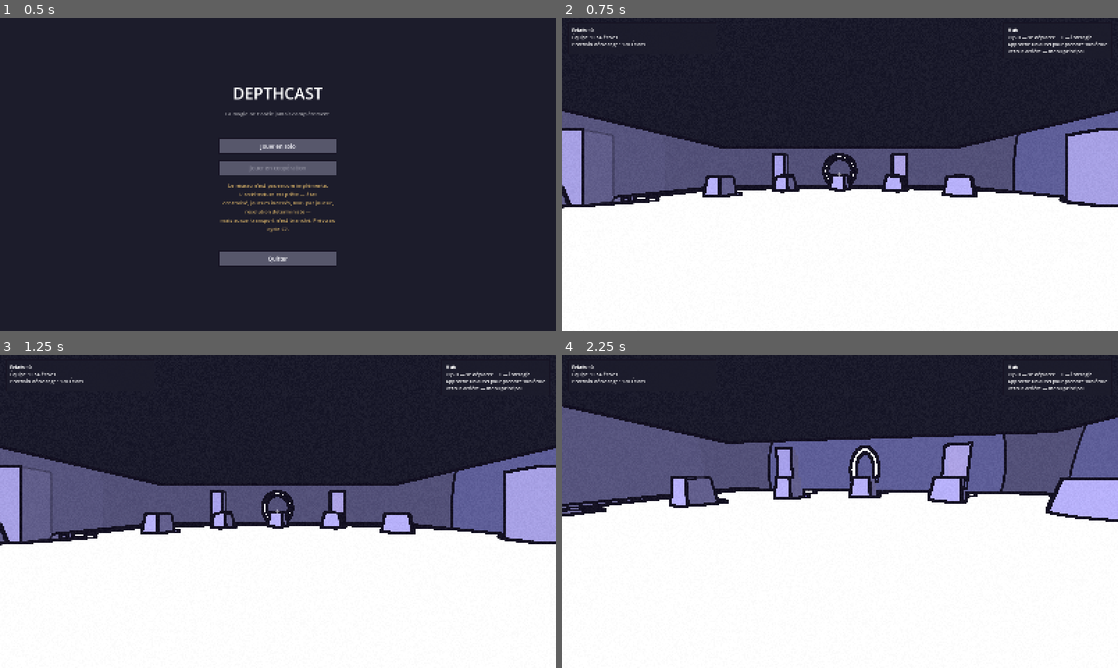
Above: before the commit, frames 1-4 (two rows, left to right).
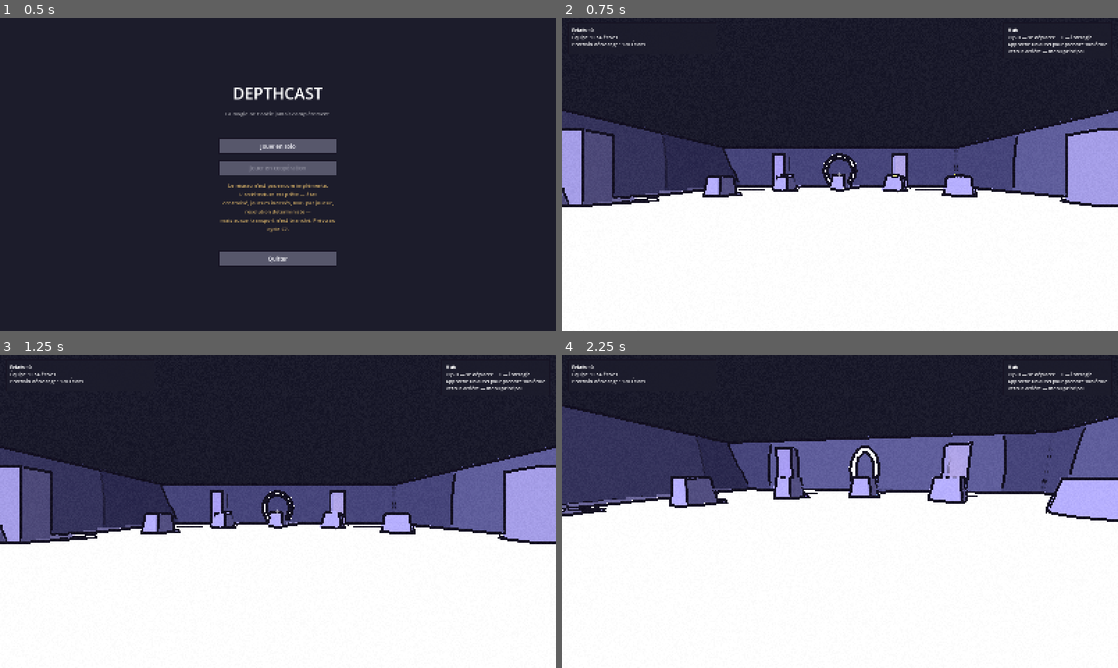
Above: after the commit, the same moments.

Repository: Treri-afk/depthcast
Game: Godot game, scene res://scenes/menu.tscn
Two runs of this game, one before a commit and one after it. Both use one fixed random seed, a clock stepped at 60 frames per second and the inputs below.
Inputs (mouse positions are in pixels of both pictures, inside the frame that each line leads up to):
- Up to frame 1 (0.5 s): no input
- Up to frame 2 (0.75 s): click "Jouer en solo" at 0.5 s
- Up to frame 3 (1.25 s): no input
- Up to frame 4 (2.25 s): move the mouse to (867, 511) at 1.27 s; hold W (deplacer_avant) from 1.28 s (still down); click (867, 511) at 1.35 s; tap Space (sauter) at 1.52 s; move the mouse to (812, 511) at 2.02 s; tap S (deplacer_arriere) at 2.1 s

Frame 1 is identical in both runs. In frame 2, 4.7% of the frame differs, in the area x 0-100%, y 29-61%; in frame 3, 4.7%; in frame 4, 7.4%, in the area x 0-100%, y 16-54%.

Commit message:
Ligne claire : l'ombre assombrit, le contour ne trace plus les pentes
Deux défauts distincts, tous deux visibles sur la même capture.

L'IMAGE DÉLAVÉE. L'ombre absolue est une couleur fixe, ce qui suppose des
surfaces plus claires qu'elle. Le sol est à 0.66, mais les murs sont à 0.34 :
sous le socle d'ombre. Leur face éclairée était donc PLUS SOMBRE que leur
ombre, et le max() les plaquait toutes à la même valeur violette. Murs,
piliers et mobilier perdaient à la fois leur teinte et leur relief.

`ombre_de()` retient désormais la plus sombre de deux formulations :
l'absolue — la règle de la ligne claire — et une relative qui applique la
couleur d'ombre en multiplicateur. Sur un décor clair l'absolue gagne et rien
ne change ; sur un décor sombre la relative prend le relais, la surface garde
sa teinte, et une ombre assombrit toujours. Une seule définition, appelée par
fragment() et par light() : si les deux divergeaient, la soustraction faite
dans light() laisserait un liseré au bord de chaque lampe.

LES BAVURES SOMBRES. Un Sobel est une dérivée première : il ne distingue pas
une cassure d'une pente. Tant que l'image n'était faite que d'aplats, seuls
les bords avaient une pente et la confusion ne se voyait pas. La pénombre des
ombres portées et le fondu des lampes en ont introduit — et le contour s'est
allumé sur toute leur largeur, d'où les traînées au pied des caisses.

La mesure se fait maintenant à deux rayons. Doubler le rayon double le
gradient sur une pente et le laisse inchangé sur une cassure : leur rapport
dit laquelle des deux on regarde, sans dimension, donc aussi valable sur un
contraste franc que sur une nuance ténue.

90 vérifications, dont cinq qui interdisent à une ombre d'éclaircir.

Diff:
--- a/scenes/jeu.tscn
+++ b/scenes/jeu.tscn
@@ -1,6 +1,6 @@
-[gd_scene load_steps=2 format=3]
+[gd_scene format=3 uid="uid://dnhtv5r7fp5vb"]
 
-[ext_resource type="Script" path="res://scripts/gameplay/game_root.gd" id="1_root"]
+[ext_resource type="Script" uid="uid://drhn54m3cddg0" path="res://scripts/gameplay/game_root.gd" id="1_root"]
 
-[node name="Jeu" type="Node3D"]
+[node name="Jeu" type="Node3D" unique_id=463409577]
 script = ExtResource("1_root")
--- a/scripts/content/palette.gd
+++ b/scripts/content/palette.gd
@@ -21,6 +21,12 @@
 ## Part d'albédo laissée passer dans l'ombre. À zéro la règle est pure, mais
 ## deux objets voisins deviennent indiscernables dans le noir d'un donjon.
 @export_range(0.0, 0.5, 0.01) var melange_ombre: float = 0.34
+## Part maximale de la teinte éclairée que l'ombre peut atteindre. La règle de
+## l'ombre absolue suppose des surfaces plus claires qu'elle ; sur un décor
+## sombre elle produirait une ombre plus CLAIRE que la lumière, et tout le
+## décor s'aplatirait sur une seule valeur. Ce plafond garantit qu'une ombre
+## assombrit toujours.
+@export_range(0.2, 1.0, 0.01) var plafond_ombre: float = 0.82
 
 @export_group("Post-traitement")
 ## Côté d'un bloc en pixels d'écran. 2 accroche discrètement, 4 est un parti pris.
--- a/scripts/gameplay/fx/material_library.gd
+++ b/scripts/gameplay/fx/material_library.gd
@@ -82,6 +82,7 @@
 	mat.set_shader_parameter("albedo", couleur)
 	mat.set_shader_parameter("couleur_ombre", p.ombre)
 	mat.set_shader_parameter("melange_ombre", p.melange_ombre)
+	mat.set_shader_parameter("plafond_ombre", p.plafond_ombre)
 	mat.set_shader_parameter("seuil", 0.32)
 	mat.set_shader_parameter("nettete", 0.02)
 	mat.set_shader_parameter("brume_couleur", p.brume_couleur)
--- a/scripts/tests/style_tests.gd
+++ b/scripts/tests/style_tests.gd
@@ -35,6 +35,31 @@
 	verifie("cette ombre est celle de la palette", ombres[0] == p.ombre)
 	verifie("l'ombre n'est pas l'albédo assombri",
 		ombres[0] != p.mur.darkened(0.5))
+
+	# Et une ombre assombrit — toujours. La règle de l'ombre absolue suppose
+	# des surfaces plus claires qu'elle ; appliquée telle quelle à un décor
+	# sombre, elle rendait l'ombre plus CLAIRE que la face éclairée et tout le
+	# décor s'écrasait sur une seule valeur violette. Le plafond corrige ça,
+	# et c'est ce test qui interdit de le retirer.
+	for teinte: Color in [p.mur_couloir, p.mur, p.pilier, p.sol, p.lisere_blanc]:
+		var ombre: Color = _ombre_de(teinte)
+		verifie("l'ombre de %s reste plus sombre qu'elle" % teinte.to_html(false),
+			ombre.v < teinte.v, "ombre %s" % ombre.to_html(false))
+
+
+## Transcription fidèle de `ombre_de()` du shader ligne_claire. Les deux
+## formulations doivent rester alignées : ce qui est vérifié ici est ce qui est
+## dessiné là-bas.
+func _ombre_de(teinte: Color) -> Color:
+	var p: Palette = Content.palette
+	var out := Color.BLACK
+	for i: int in 3:
+		var c: float = p.ombre[i]
+		var t: float = teinte[i]
+		var absolue: float = lerpf(c, c * t * 2.0, p.melange_ombre)
+		var relative: float = t * c * 2.0 * p.plafond_ombre
+		out[i] = minf(absolue, relative)
+	return out
 
 
 ## Règle 4 : le trait est tracé une fois, en espace écran.
--- a/shaders/ligne_claire.gdshader
+++ b/shaders/ligne_claire.gdshader
@@ -17,6 +17,10 @@
 uniform vec4 albedo : source_color = vec4(0.8, 0.8, 0.85, 1.0);
 uniform vec4 couleur_ombre : source_color = vec4(0.20, 0.19, 0.34, 1.0);
 uniform float melange_ombre : hint_range(0.0, 0.5) = 0.18;
+// Part maximale de la teinte éclairée que l'ombre a le droit d'atteindre.
+// Voir `ombre_de()` : c'est ce qui empêche l'ombre d'être plus claire que
+// la surface qu'elle assombrit.
+uniform float plafond_ombre : hint_range(0.2, 1.0) = 0.82;
 // Où bascule la frontière lumière/ombre. Bas = surfaces majoritairement claires.
 uniform float seuil : hint_range(0.0, 1.0) = 0.32;
 // Adoucit le bord sur un ou deux pixels, juste assez pour éviter l'escalier.
@@ -41,6 +45,31 @@
 uniform float brume_force : hint_range(0.0, 1.0) = 0.75;
 
 
+// L'ombre d'une teinte donnée. UNE seule définition, appelée par fragment() et
+// par light() : les deux doivent poser exactement la même valeur, sinon la
+// soustraction faite dans light() laisse un liseré au bord de chaque lampe.
+//
+// Deux formulations, et on garde la plus sombre des deux.
+//
+// L'ABSOLUE est la règle de la ligne claire : une couleur d'ombre fixe,
+// identique sur toute surface, à peine teintée par l'albédo.
+//
+// La RELATIVE est un garde-fou. La règle absolue suppose que les surfaces sont
+// plus claires que l'ombre — vrai pour un sol à 0.66, faux pour un mur à 0.34.
+// Sur ces décors sombres l'ombre devenait plus CLAIRE que la face éclairée :
+// murs, piliers et mobilier se retrouvaient tous plaqués à la même valeur
+// violette, sans contraste et sans teinte propre. C'était le délavé.
+// La relative applique alors la couleur d'ombre en multiplicateur : la surface
+// garde sa teinte, l'unité chromatique est préservée, et l'ombre reste plus
+// sombre que la lumière — ce qui est la seule chose qu'une ombre doit faire.
+vec3 ombre_de(vec3 teinte) {
+	vec3 absolue = mix(couleur_ombre.rgb, couleur_ombre.rgb * teinte * 2.0,
+		melange_ombre);
+	vec3 relative = teinte * couleur_ombre.rgb * 2.0 * plafond_ombre;
+	return min(absolue, relative);
+}
+
+
 void fragment() {
 	vec3 teinte = albedo.rgb;
 
@@ -63,9 +92,7 @@
 	// éclairée garde exactement la teinte d'ombre au lieu de tomber au noir.
 	// Ensuite light() est appelé UNE FOIS PAR LAMPE — poser l'ombre là-bas
 	// l'empilerait autant de fois qu'il y a de lampes dans la salle.
-	vec3 socle_ombre = mix(couleur_ombre.rgb, couleur_ombre.rgb * teinte * 2.0,
-		melange_ombre);
-	EMISSION = teinte * emission_force + socle_ombre;
+	EMISSION = teinte * emission_force + ombre_de(teinte);
 }
 
 
@@ -84,10 +111,8 @@
 	float incidence = dot(NORMAL, LIGHT);
 	float eclaire = smoothstep(seuil - nettete, seuil + nettete, incidence);
 
-	vec3 socle_ombre = mix(couleur_ombre.rgb, couleur_ombre.rgb * ALBEDO * 2.0,
-		melange_ombre);
 	vec3 teinte_lumiere = ALBEDO * LIGHT_COLOR;
 
-	DIFFUSE_LIGHT += max(teinte_lumiere - socle_ombre, vec3(0.0))
+	DIFFUSE_LIGHT += max(teinte_lumiere - ombre_de(ALBEDO), vec3(0.0))
 		* eclaire * ATTENUATION;
 }
--- a/shaders/pixel_fin.gdshader
+++ b/shaders/pixel_fin.gdshader
@@ -25,6 +25,19 @@
 // Reste la luminance seule. Elle ne voit pas une jonction entre deux surfaces
 // éclairées à l'identique — c'est sa limite, et on la compense en écartant les
 // valeurs de la palette plutôt qu'en ajoutant un tampon de plus.
+//
+// ── POURQUOI UN SOBEL NU NE SUFFIT PAS ───────────────────────────────────
+//
+// Un gradient est une dérivée PREMIÈRE : il ne distingue pas une cassure d'une
+// pente. Tant que l'image n'était faite que d'aplats, la seule chose qui avait
+// une pente était un bord, et la confusion ne se voyait pas. Dès qu'un dégradé
+// apparaît — la pénombre d'une ombre portée, le fondu d'une lampe — le Sobel
+// s'allume sur TOUTE sa largeur et pose une large bavure sombre au lieu d'un
+// trait. C'étaient les traînées au pied des caisses et sur les sols.
+//
+// D'où la mesure à deux rayons. Doubler le rayon double la mesure sur une
+// pente, et la laisse inchangée sur une cassure. Le rapport des deux dit donc
+// laquelle des deux on regarde, indépendamment du contraste local.
 //
 // ── POURQUOI LE CONTOUR EST ICI ET PLUS SUR LES OBJETS ───────────────────
 // La coque inversée dilate chaque face selon sa propre normale. Sur des
@@ -85,6 +98,29 @@
 }
 
 
+// Gradient de Sobel de la luminance, mesuré à un rayon donné. Huit voisins :
+// un contour continu même sur les diagonales, là où quatre laissent des
+// escaliers.
+//
+// Échantillonné en PIXELS RÉELS, sans passer par la grille : mesuré sur les
+// blocs, un contour oblique devient un escalier et on détecterait la trame
+// plutôt que la forme.
+float sobel(vec2 uv, vec2 pas) {
+	float hg = luminance(texture(ecran, uv + vec2(-pas.x, -pas.y)).rgb);
+	float h  = luminance(texture(ecran, uv + vec2( 0.0,   -pas.y)).rgb);
+	float hd = luminance(texture(ecran, uv + vec2( pas.x, -pas.y)).rgb);
+	float g  = luminance(texture(ecran, uv + vec2(-pas.x,  0.0)).rgb);
+	float d  = luminance(texture(ecran, uv + vec2( pas.x,  0.0)).rgb);
+	float bg = luminance(texture(ecran, uv + vec2(-pas.x,  pas.y)).rgb);
+	float b  = luminance(texture(ecran, uv + vec2( 0.0,    pas.y)).rgb);
+	float bd = luminance(texture(ecran, uv + vec2( pas.x,  pas.y)).rgb);
+
+	float gx = (hd + 2.0 * d + bd) - (hg + 2.0 * g + bg);
+	float gy = (bg + 2.0 * b + bd) - (hg + 2.0 * h + hd);
+	return sqrt(gx * gx + gy * gy);
+}
+
+
 // Échantillonne au CENTRE du bloc, jamais à son coin : sinon l'image glisse
 // d'un demi-bloc et le contour se décale d'autant.
 vec2 accroche(vec2 uv, vec2 grille) {
@@ -119,26 +155,21 @@
 	vec3 couleur = texture(ecran, uv).rgb;
 
 	if (contour_epaisseur > 0.0) {
-		float maxf_contour = max(contour_epaisseur, 0.5);
-		// Le Sobel s'échantillonne en PIXELS RÉELS, sans passer par la grille.
-		// Mesuré sur les blocs, un contour oblique devient un escalier : on
-		// détecterait la trame plutôt que la forme.
-		vec2 pas = (1.0 / taille_ecran) * maxf_contour;
+		vec2 pas = (1.0 / taille_ecran) * max(contour_epaisseur, 0.5);
 
-		// Sobel sur la luminance. Huit voisins : un contour continu même sur
-		// des diagonales, là où quatre voisins laissent des escaliers.
-		float hg = luminance(texture(ecran, SCREEN_UV + vec2(-pas.x, -pas.y)).rgb);
-		float h  = luminance(texture(ecran, SCREEN_UV + vec2( 0.0,   -pas.y)).rgb);
-		float hd = luminance(texture(ecran, SCREEN_UV + vec2( pas.x, -pas.y)).rgb);
-		float g  = luminance(texture(ecran, SCREEN_UV + vec2(-pas.x,  0.0)).rgb);
-		float d  = luminance(texture(ecran, SCREEN_UV + vec2( pas.x,  0.0)).rgb);
-		float bg = luminance(texture(ecran, SCREEN_UV + vec2(-pas.x,  pas.y)).rgb);
-		float b  = luminance(texture(ecran, SCREEN_UV + vec2( 0.0,    pas.y)).rgb);
-		float bd = luminance(texture(ecran, SCREEN_UV + vec2( pas.x,  pas.y)).rgb);
+		float proche = sobel(SCREEN_UV, pas);
+		float large = sobel(SCREEN_UV, pas * 2.0);
 
-		float gx = (hd + 2.0 * d + bd) - (hg + 2.0 * g + bg);
-		float gy = (bg + 2.0 * b + bd) - (hg + 2.0 * h + hd);
-		float force = sqrt(gx * gx + gy * gy);
+		// Rapport des deux mesures : 1 sur une cassure, 2 sur une pente
+		// régulière. On ne garde donc que ce qui est une vraie rupture, et
+		// pénombres, fondus de lampes et dégradés ne tracent plus rien.
+		//
+		// Le rapport est sans dimension : le test vaut aussi bien sur un
+		// contraste franc que sur une nuance ténue, ce qu'un seuil absolu sur
+		// l'écart de luminance ne sait pas faire.
+		float pente = large / max(proche, 0.0001);
+		float cassure = clamp(2.0 - pente, 0.0, 1.0);
+		float force = proche * cassure;
 
 		float trace = smoothstep(contour_seuil, contour_seuil * 2.2, force);
 		couleur = mix(couleur, contour_couleur.rgb, trace * contour_couleur.a);
